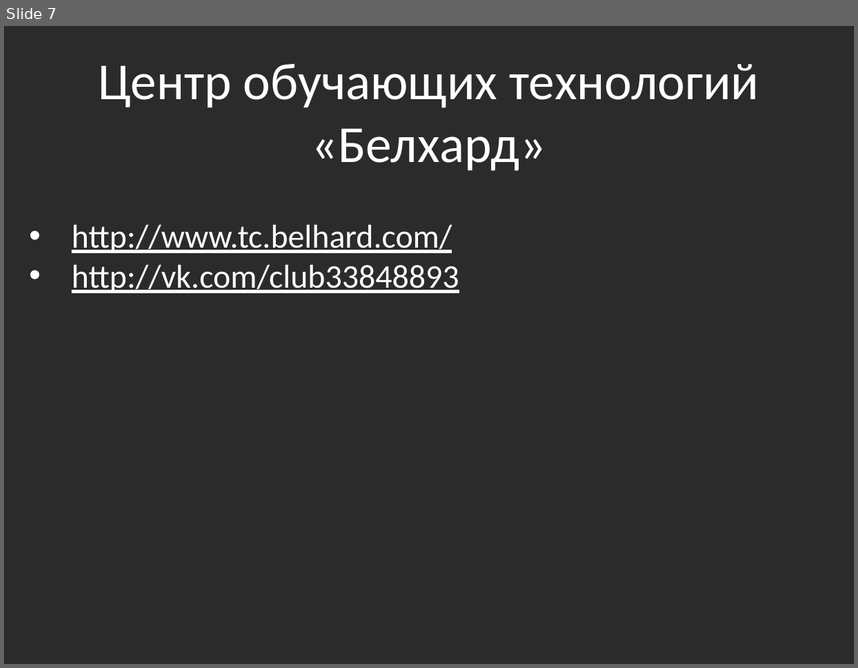
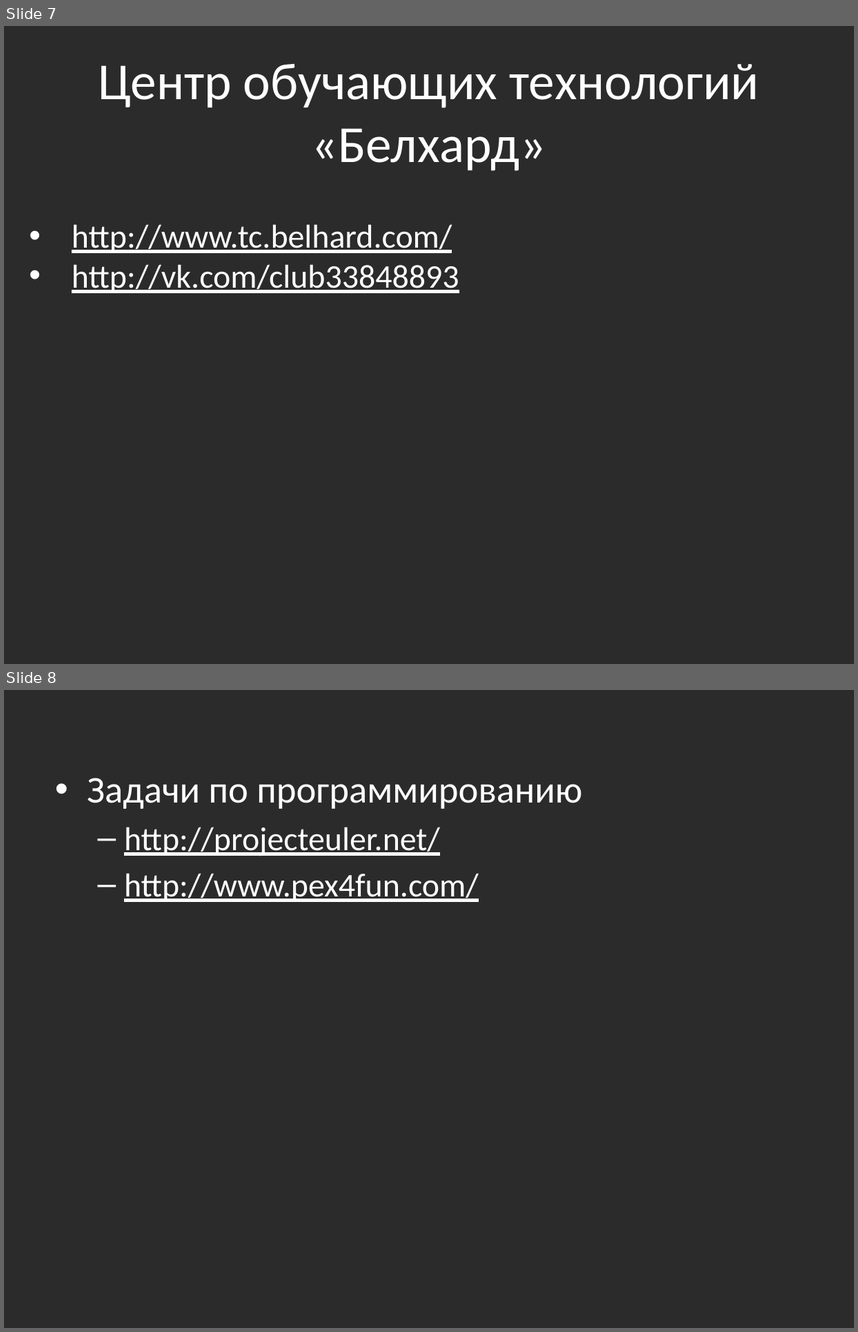
Before and after one commit to bazile/Training, a slide deck: Presentation/intro.pptx. Shown one above the other, each under a label of ours: slide 7 before the commit, slides 7 and 8 after it. The pictures are 858x668 and 858x1332 pixels, drawn with LibreOffice and Linux fonts; fonts in the diff are those of the drawing; background and template pictures are left out; a plain dark background stands for a picture behind light text. Boxes give left, top, right and bottom in pixels: in the first picture for what was removed or moved away, otherwise in the second. Text is boxed around its words. In the diff, an @@ line names an element or a change of style, - is before the commit and + after.

```diff
--- a/Presentation/intro.pptx
+++ b/Presentation/intro.pptx
@@ slide 8 added at box(4, 690, 854, 1328), background picture (left out) @@
@@ text added at box(87, 778, 582, 902), 28 pt, text #FFFFFF, underline @@
+• Задачи по программированию
+  – http://projecteuler.net/
+  – http://www.pex4fun.com/
```
Also in this commit, not shown: 1 other file.
